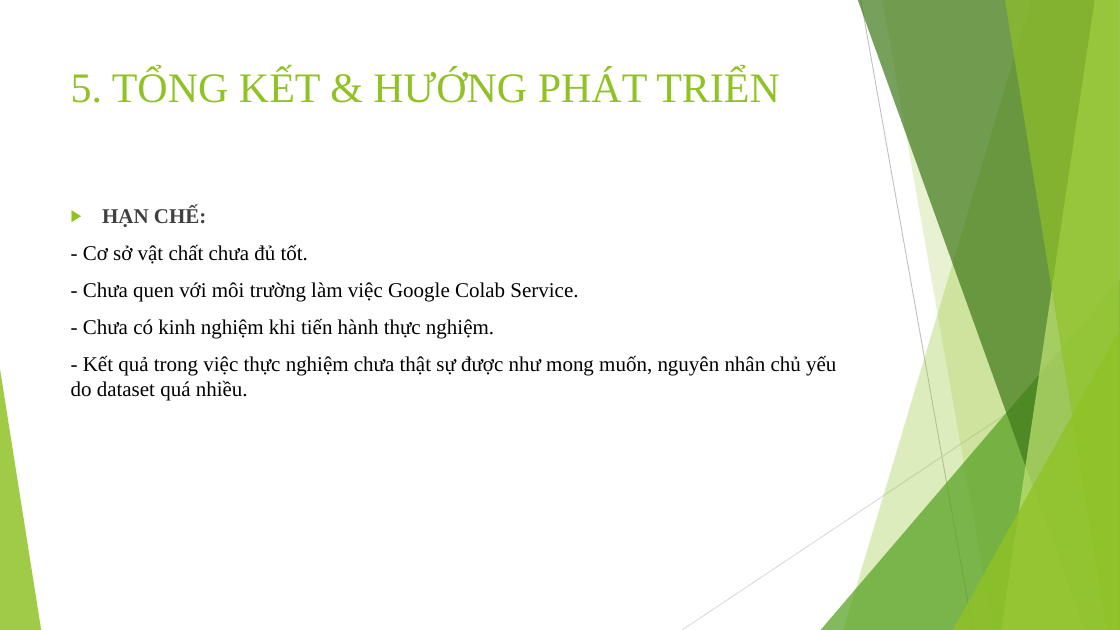
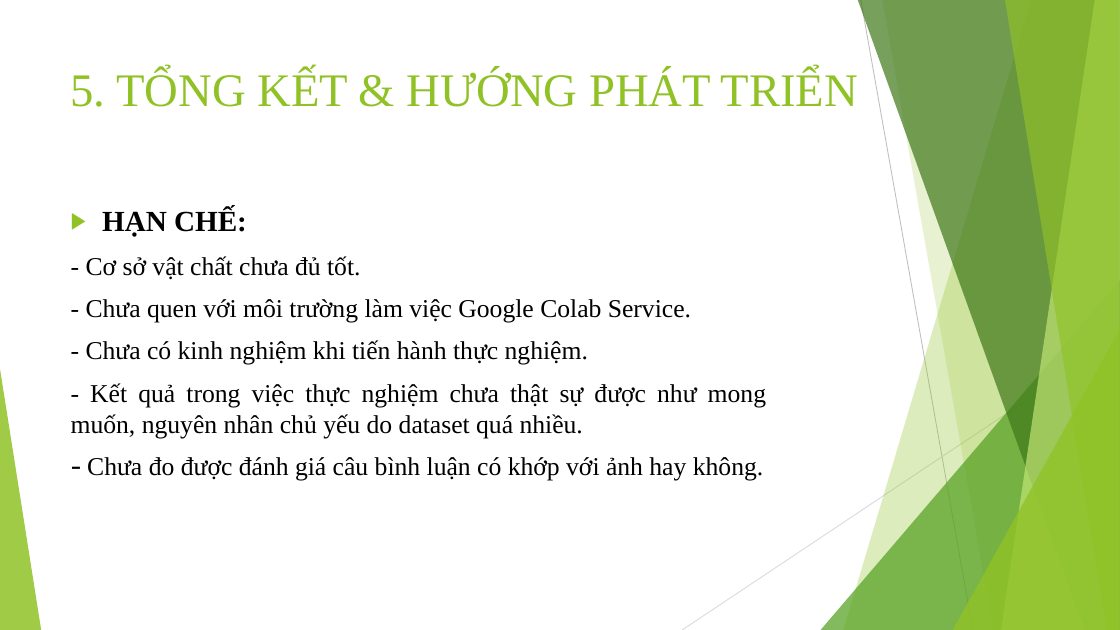
Before and after one commit to trungpham2701/TLCN-CommentGenerationForOutfit, a slide deck: slide 17 of BaoCaoTLCN.pptx (slide 14 before the commit). Drawn at 1120x630 pixels with LibreOffice and Linux fonts; fonts in the diff are those of the drawing. Boxes give left, top, right and bottom in pixels: in the first picture for what was removed or moved away, otherwise in the second. Text is boxed around its words. In the diff, an @@ line names an element or a change of style, - is before the commit and + after.

```diff
--- a/BaoCaoTLCN.pptx
+++ b/BaoCaoTLCN.pptx
@@ title "5. TỔNG KẾT & HƯỚNG ..." at [71, 70, 858, 107]: size 36 to 40 pt @@
@@ text at [71, 209, 766, 438]: size 18 to 25 pt, text colour #404040 to #000000 in "HẠN CHẾ:"; size 18 to 22 pt in "- Cơ sở vật chất chưa đủ ...", "- Chưa quen với môi trường làm ...", "- Chưa có kinh nghiệm khi tiến ...", "- Kết quả trong việc thực nghiệm ..."; alignment left to justified @@
@@ text at [87, 457, 763, 481]: paragraph added @@
+- Chưa đo được đánh giá câu bình luận có khớp với ảnh hay không.
```
Also in this commit, not shown: 16 other slides changed, 3 slides added.
